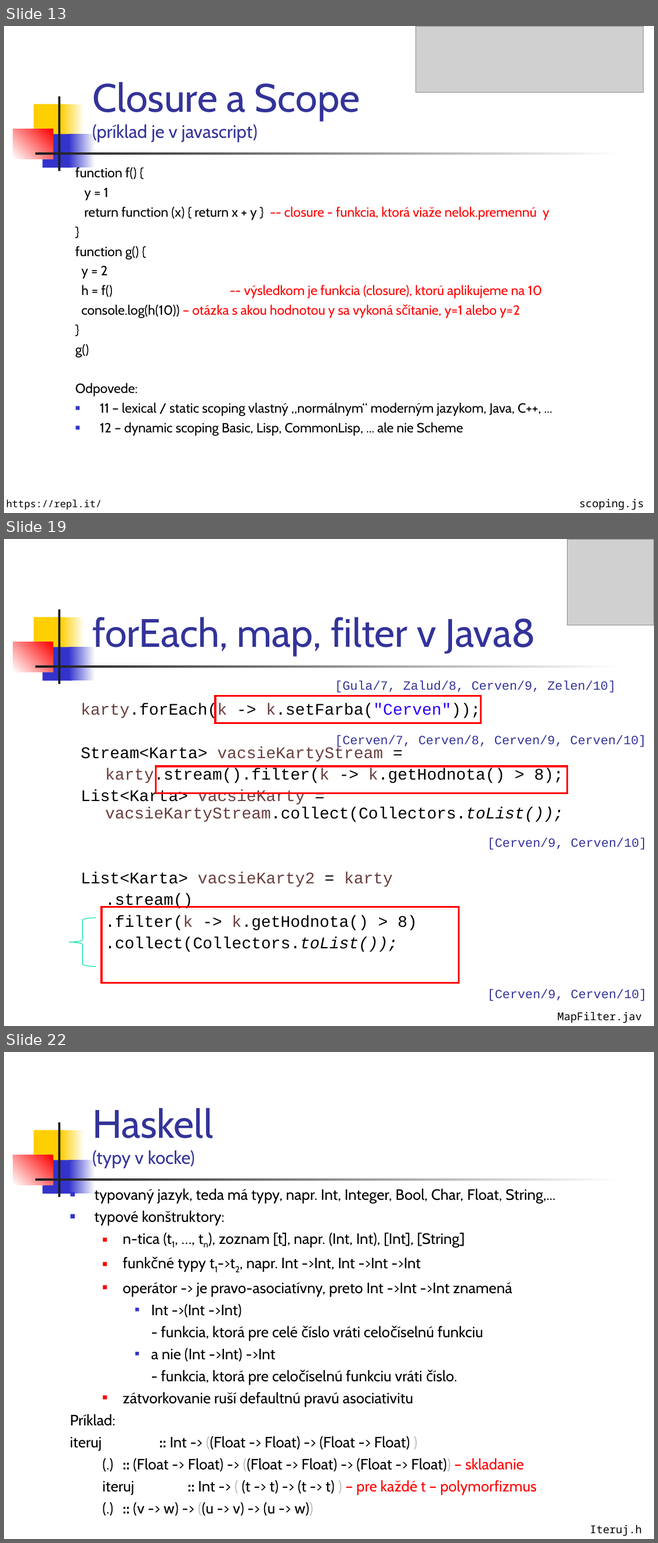
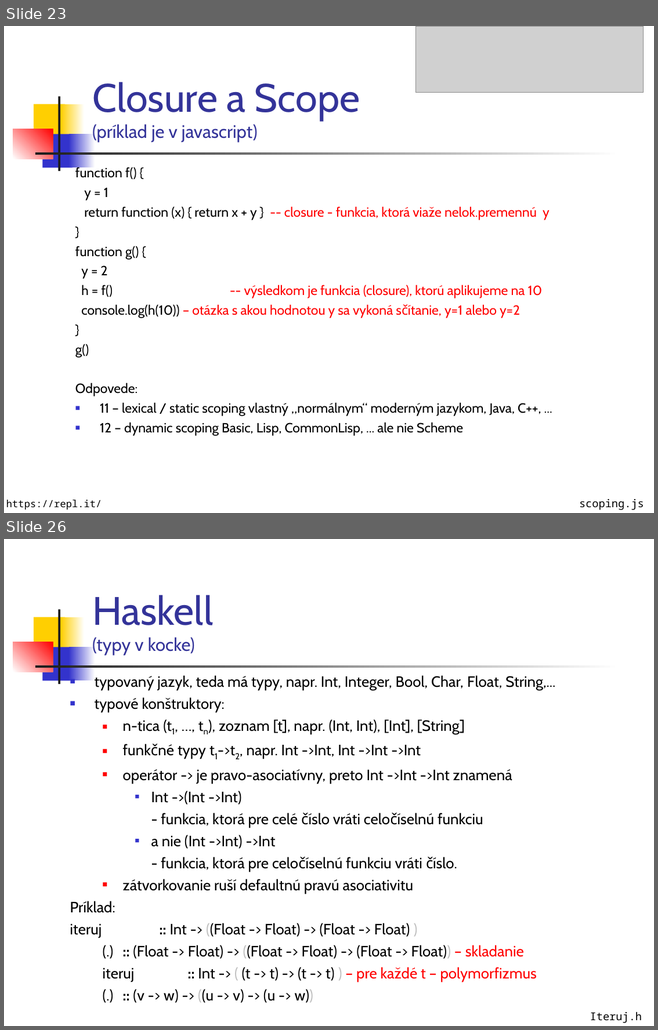
Before and after one commit to Funkcionalne/Prednasky, a slide deck: 01/01_fpro.ppt. Shown one above the other, each under a label of ours: slides 13, 19 and 22 before the commit, slides 23 and 26 after it; the slides between them are not shown. The pictures are 658x1543 and 658x1030 pixels, drawn with LibreOffice and Linux fonts; fonts in the diff are those of the drawing; grey boxes stand for pictures. Boxes give left, top, right and bottom in pixels: in the first picture for what was removed or moved away, otherwise in the second. Text is boxed around its words. In the diff, an @@ line names an element or a change of style, - is before the commit and + after.

```diff
--- a/01/01_fpro.ppt
+++ b/01/01_fpro.ppt
@@ slide 19 removed at [4,539,654,1026], background #FFFFFF; not listed: 7 template elements that a slide beside it also shows @@
@@ picture removed at [567,539,654,625] @@
@@ title removed at [92,617,535,656] @@
-forEach, map, filter v Java8
@@ text removed at [335,681,615,693] @@
-[Gula/7, Zalud/8, Cerven/9, Zelen/10]
@@ text removed at [81,703,563,952] @@
-karty.forEach(k -> k.setFarba("Cerven"));
-Stream<Karta> vacsieKartyStream =
-karty.stream().filter(k -> k.getHodnota() > 8);
-List<Karta> vacsieKarty = vacsieKartyStream.collect(Collectors.toList());
-List<Karta> vacsieKarty2 = karty
-.stream()
-.filter(k -> k.getHodnota() > 8)
-.collect(Collectors.toList());
@@ rectangle removed at [215,696,480,723] @@
@@ text removed at [335,735,646,748] @@
-[Cerven/7, Cerven/8, Cerven/9, Cerven/10]
@@ rectangle removed at [155,766,567,794] @@
@@ text removed at [487,838,647,850] @@
-[Cerven/9, Cerven/10]
@@ freeform shape removed at [69,918,96,966] @@
@@ rectangle removed at [101,907,459,983] @@
@@ text removed at [487,990,647,1001] @@
-[Cerven/9, Cerven/10]
@@ text removed at [557,1012,641,1023] @@
-MapFilter.java
@@ what was slide 13 is now slide 23 @@
@@ what was slide 22 is now slide 26 @@
```
Also in this commit, not shown: 9 slides changed, 11 slides added, 7 other slides removed, 4 other files.
